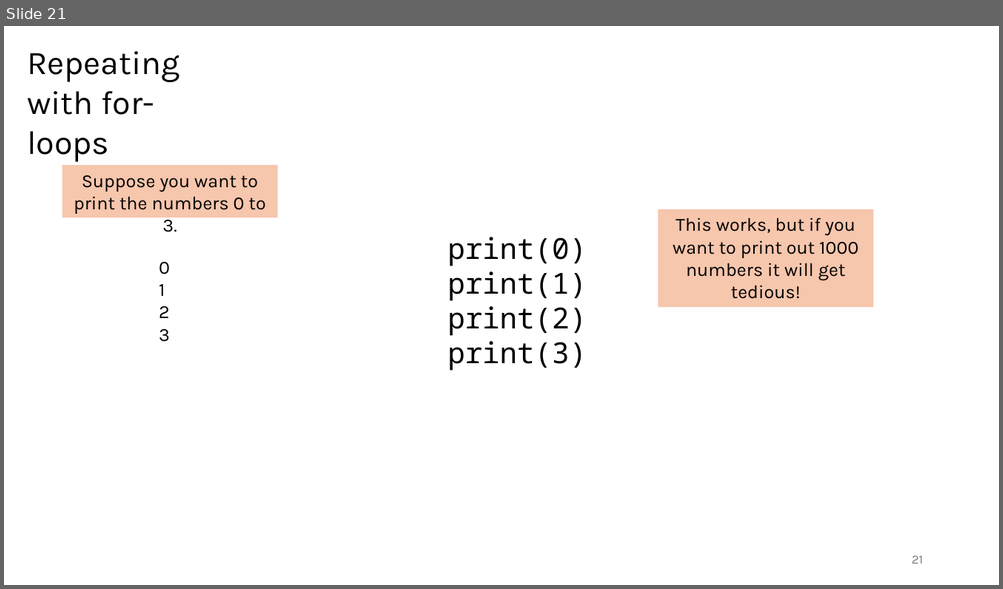
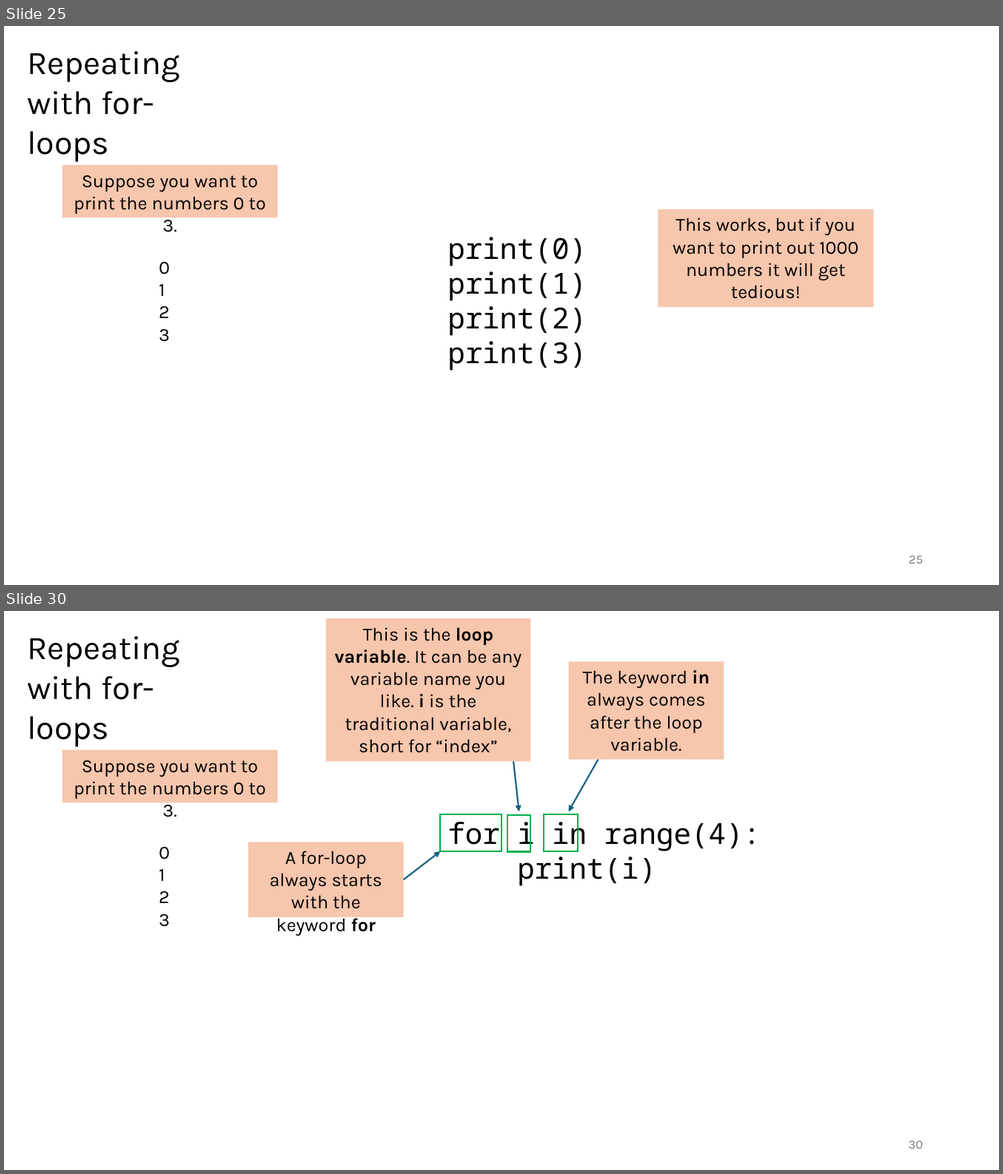
Before and after one commit to tjd1234/cmpt120fall2024, a slide deck: lecture_notes/chapter3/chapter3.pptx. Shown one above the other, each under a label of ours: slide 21 before the commit, slides 25 and 30 after it; the slides between them are not shown. The pictures are 1003x589 and 1003x1174 pixels, drawn with LibreOffice and Linux fonts; fonts in the diff are those of the drawing. Boxes give left, top, right and bottom in pixels: in the first picture for what was removed or moved away, otherwise in the second. Text is boxed around its words. In the diff, an @@ line names an element or a change of style, - is before the commit and + after.

```diff
--- a/lecture_notes/chapter3/chapter3.pptx
+++ b/lecture_notes/chapter3/chapter3.pptx
@@ slide 30 added at (x1=4, y1=611, x2=999, y2=1170), background #FFFFFF @@
@@ rectangle added at (x1=326, y1=618, x2=530, y2=762), fill #F6C6AD, 18 pt, text #000000 @@
+This is the loop variable. It can be any variable name you like. i is the traditional variable, short for “index”
@@ text added at (x1=27, y1=636, x2=180, y2=747), 32 pt, text #000000 @@
+Repeating
+with for-loops
@@ rectangle added at (x1=569, y1=662, x2=724, y2=760), fill #F6C6AD, 18 pt, text #000000 @@
+The keyword in always comes after the loop variable.
@@ rectangle added at (x1=62, y1=750, x2=278, y2=803), fill #F6C6AD, 18 pt, text #000000 @@
+Suppose you want to print the numbers 0 to 3.
@@ arrow added from (514, 762) to (519, 812), #156082 1.5 pt @@
@@ arrow added from (598, 760) to (569, 812), #156082 1.5 pt @@
@@ rectangle added at (x1=441, y1=815, x2=502, y2=852), outline #00B050 1.5 pt @@
@@ text added at (x1=447, y1=817, x2=760, y2=886), 28 pt, text #000000 @@
+for i in range(4):
+print(i)
@@ rectangle added at (x1=508, y1=815, x2=531, y2=852), outline #00B050 1.5 pt @@
@@ rectangle added at (x1=543, y1=815, x2=578, y2=852), outline #00B050 1.5 pt @@
@@ text added at (x1=159, y1=847, x2=170, y2=927), 18 pt, text #000000 @@
+0
+1
+2
+3
@@ rectangle added at (x1=248, y1=843, x2=403, y2=917), fill #F6C6AD, 18 pt, text #000000 @@
+A for-loop always starts with the keyword for
@@ arrow added from (403, 880) to (441, 851), #156082 1.5 pt @@
@@ page number added at (x1=908, y1=1141, x2=923, y2=1149), 12 pt, text #797979 @@
+30
@@ what was slide 21 is now slide 25 @@
@@ page number at (x1=908, y1=556, x2=922, y2=564): text changed @@
-21
+25
```
Also in this commit, not shown: 10 slides changed, 11 other slides added, 1 other file.
